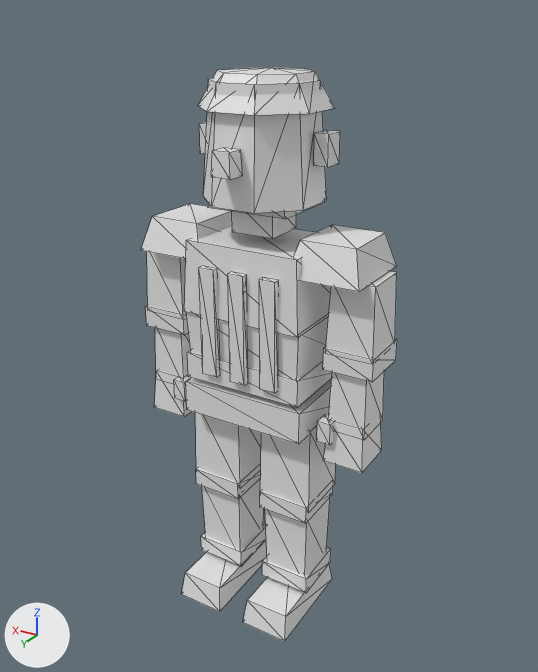
Before and after pictures for a commit that changed the glTF model web/public/models/villager.glb.
Rendered twice from a 50 mm camera at (-0.65, 1.068, 1.093) aimed at (-0.006, -0.005, 0.556). Arrows for +X, +Y and +Z are at lower left; the lights stay in place. The picture after the commit comes second. Mesh edges are drawn as thin lines. Vertices at exactly the same position are counted once.

Objects in the first picture: 'villager'.
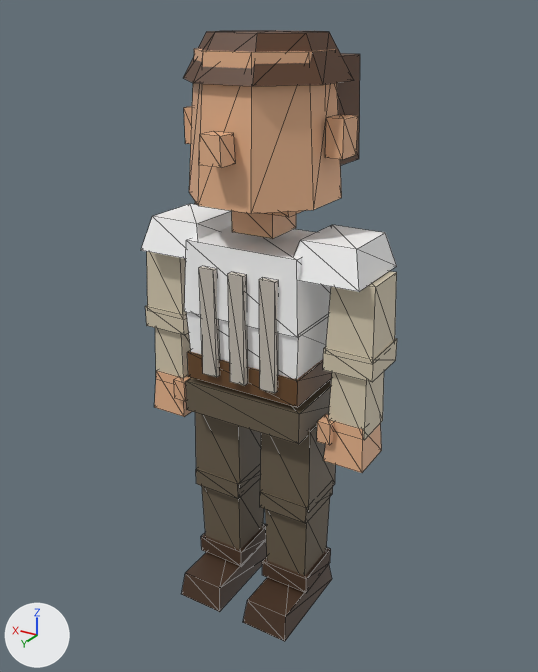
Where the change shows, as pixel boxes (x1, y1, x2, y2) in the pictures (538 x 672 px; the box of a moved part takes in the faces that stretch with it):
'villager', reshaped (7% taller)
    before: (141, 68, 397, 641)
    after: (141, 30, 397, 641)
part 1 of me_villager, added (brown)
    after: (189, 48, 342, 214)
part 2 of me_villager, moved or reshaped
    before: (208, 201, 325, 219)
    after: (195, 202, 302, 217)
part 3 of me_villager, moved or reshaped
    before: (211, 148, 243, 179)
    after: (199, 131, 236, 168)
part 4 of me_villager, added (brown)
    after: (325, 114, 358, 159)
part 5 of me_villager, added
    after: (184, 106, 192, 144)
part 6 of me_villager, added (brown)
    after: (183, 30, 354, 86)
part 7 of me_villager, added (brown)
    after: (337, 53, 360, 166)
part 8 of me_villager, deleted
    before: (203, 78, 327, 213)
part 9 of me_villager, deleted
    before: (198, 68, 335, 115)
part 10 of me_villager, deleted
    before: (314, 130, 340, 167)
part 11 of me_villager, deleted (mostly hidden)
    before: (199, 122, 207, 154)
part 12 of me_villager, recoloured
    both: (141, 204, 397, 641)

Diff of the bpy script that builds the scene:
```diff
--- a/web/public/models/villager.glb.py
+++ b/web/public/models/villager.glb.py
@@ mat_defaultmaterial @@
+mat_defaultmaterial = bpy.data.materials.new('DefaultMaterial')
+mat_defaultmaterial.use_nodes = True; mat_defaultmaterial.node_tree.nodes.clear()
+_N = mat_defaultmaterial.node_tree.nodes; _L = mat_defaultmaterial.node_tree.links
+n0 = _N.new('ShaderNodeOutputMaterial'); n0.name = 'Material Output'
+n1 = _N.new('ShaderNodeBsdfPrincipled'); n1.name = 'Principled BSDF'
+n2 = _N.new('ShaderNodeVertexColor'); n2.name = 'Color Attribute'
+_L.new(n1.outputs[0], n0.inputs[0])  # 'BSDF' to 'Surface'
+_L.new(n2.outputs[0], n1.inputs[0])  # 'Color' to 'Base Color'
@@ me_villager @@
 # used by ob_villager; location = (0.0, 0.0, 0.0)
-me_villager.from_pydata(...)  # 304 vertices, 464 faces; spans x -0.235..0.235, y -0.108..0.13, z 0.0..1.013
+me_villager.from_pydata(...)  # 312 vertices, 476 faces; spans x -0.235..0.235, y -0.137..0.155, z 0.0..1.07
+# me_villager part 1: a new loose piece, an 8-sided cut cone along z (radius 0.13 at the low end, 0.112 at the high end) spanning x -0.12..0.12, y -0.12..0.12, z 0.815..1.045, in mat_defaultmaterial
+# me_villager part 2: the loose piece of 8 vertices spanning x -0.075..0.075, y -0.08..0.06, z 0.797..0.847 is scaled about its middle by (1.2, 1.21, 1.2), then moved by (0.0, 0.0, 0.013), in mat_defaultmaterial
+# me_villager part 3: the loose piece of 8 vertices spanning x -0.018..0.018, y 0.093..0.127, z 0.865..0.905 is scaled about its middle by (1.14, 1.14, 1.13), then moved by (0.0, 0.025, 0.025), in mat_defaultmaterial
+# me_villager part 4: a new loose piece, a box spanning x -0.15..-0.12, y -0.035..0.015, z 0.89..0.95, in mat_defaultmaterial
+# me_villager part 5: a new loose piece, a box spanning x 0.12..0.15, y -0.035..0.015, z 0.89..0.95, in mat_defaultmaterial
+# me_villager part 6: a new loose piece, an 8-sided cut cone along z (radius 0.138 at the low end, 0.097 at the high end) spanning x -0.127..0.127, y -0.137..0.117, z 1.0..1.07, in mat_defaultmaterial
+# me_villager part 7: the loose piece of 8 vertices spanning x -0.115..0.115, y -0.085..0.085, z 0.61..0.74 is copied, and the copy is scaled about its middle by (0.961, 0.769, 1.31), then moved by (0.0, -0.07, 0.275), in mat_defaultmaterial; it spans x -0.11..0.11, y -0.135..-0.005, z 0.865..1.035
+# me_villager part 8: the loose piece of 16 vertices spanning x -0.097..0.097, y -0.097..0.097, z 0.81..1.0 is deleted
+# me_villager part 9: the loose piece of 16 vertices spanning x -0.103..0.103, y -0.108..0.098, z 0.957..1.013 is deleted
+# me_villager part 10: the loose piece of 8 vertices spanning x -0.123..-0.097, y -0.03..0.01, z 0.875..0.925 is deleted
+# me_villager part 11: the loose piece of 8 vertices spanning x 0.097..0.123, y -0.03..0.01, z 0.875..0.925 is deleted
+# me_villager part 12: 360 faces spanning x -0.235..0.235, y -0.085..0.13, z 0.0..0.815 switch from no material to mat_defaultmaterial
```
